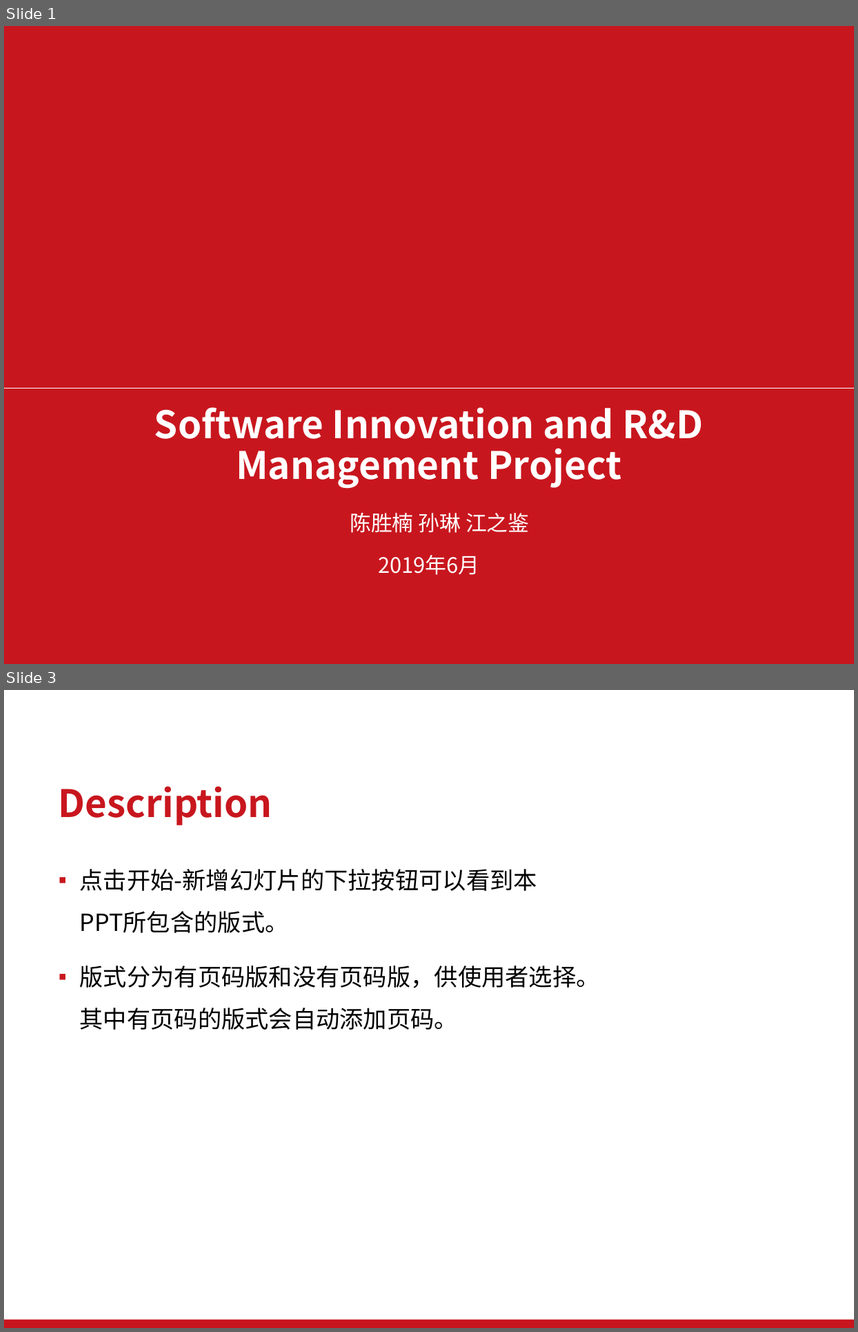
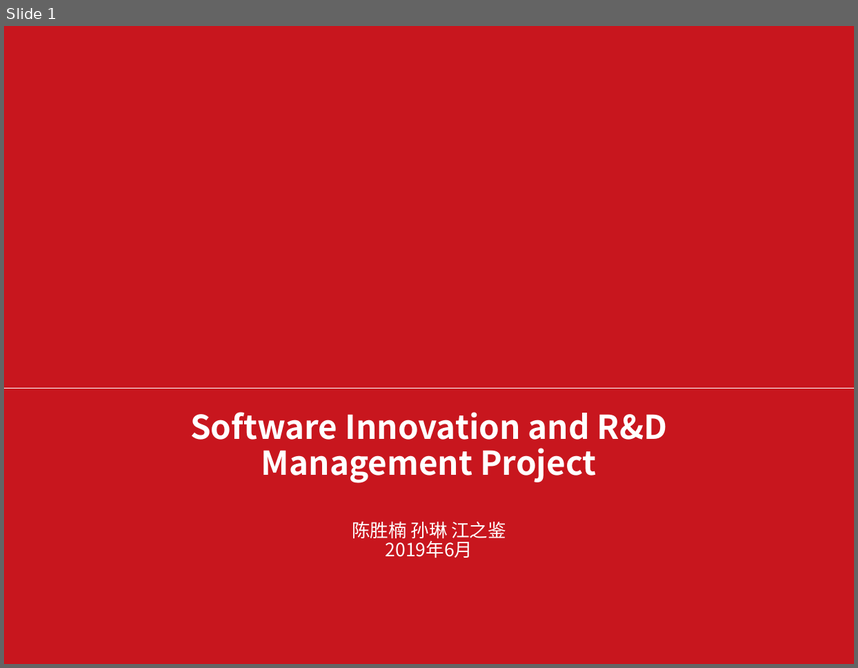
Before and after one commit to 962372515csn/e-school, a slide deck: ppt/软件创新.pptx. Shown one above the other, each under a label of ours: slides 1 and 3 before the commit, slide 1 after it; the slides between them are not shown. The pictures are 858x1332 and 858x668 pixels, drawn with LibreOffice and Linux fonts; fonts in the diff are those of the drawing; background and template pictures are left out. Boxes give left, top, right and bottom in pixels: in the first picture for what was removed or moved away, otherwise in the second. Text is boxed around its words. In the diff, an @@ line names an element or a change of style, - is before the commit and + after.

```diff
--- a/ppt/软件创新.pptx
+++ b/ppt/软件创新.pptx
@@ slide 3 removed at box(4, 690, 854, 1328), background #FFFFFF @@
@@ title removed at box(59, 786, 272, 825) @@
-Description
@@ text removed at box(80, 869, 600, 1029) @@
-▪ 点击开始-新增幻灯片的下拉按钮可以看到本PPT所包含的版式。
-▪ 版式分为有页码版和没有页码版，供使用者选择。其中有页码的版式会自动添加页码。
@@ rectangle removed at box(4, 1319, 854, 1328) @@
@@ slide 1 changed as well @@
@@ title "Software Innovation and R&D Management ..." at box(190, 412, 668, 483): size 32 to 27.8 pt @@
@@ text "陈胜楠 孙琳 江之鉴" at box(352, 521, 506, 557): size 18 to 15.5 pt; bullet ▪ to none; line spacing 1.2 to 0.9; less space between paragraphs @@
```
Also in this commit, not shown: 2 other slides changed, 7 slides added, 2 other slides removed, 2 other files.
